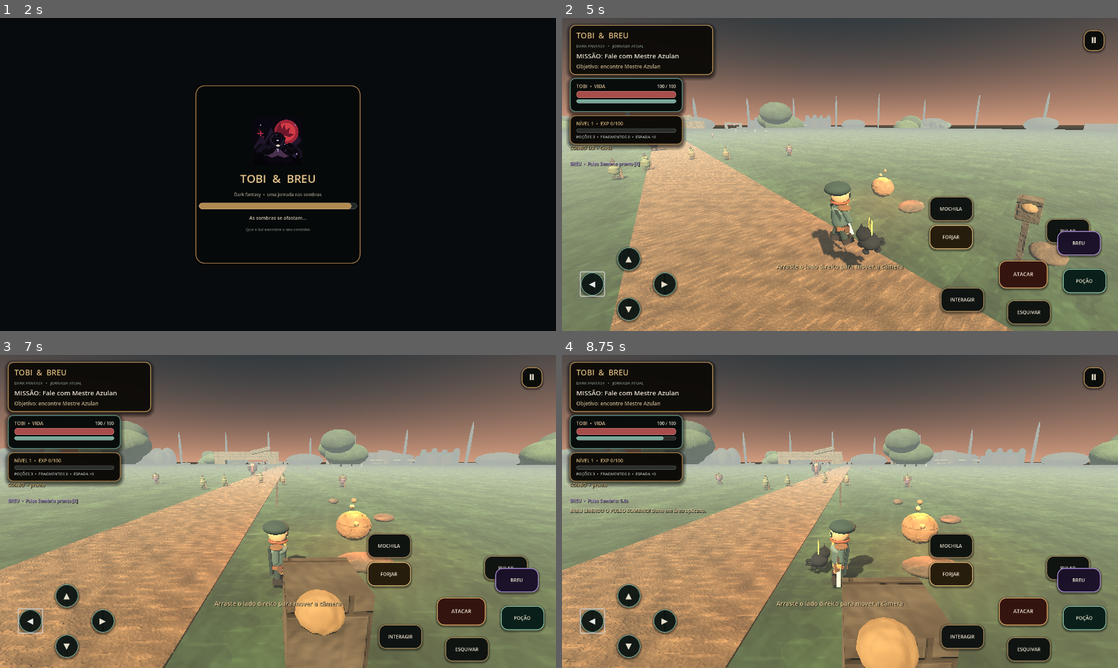
Above: before the commit, frames 1-4 (two rows, left to right).
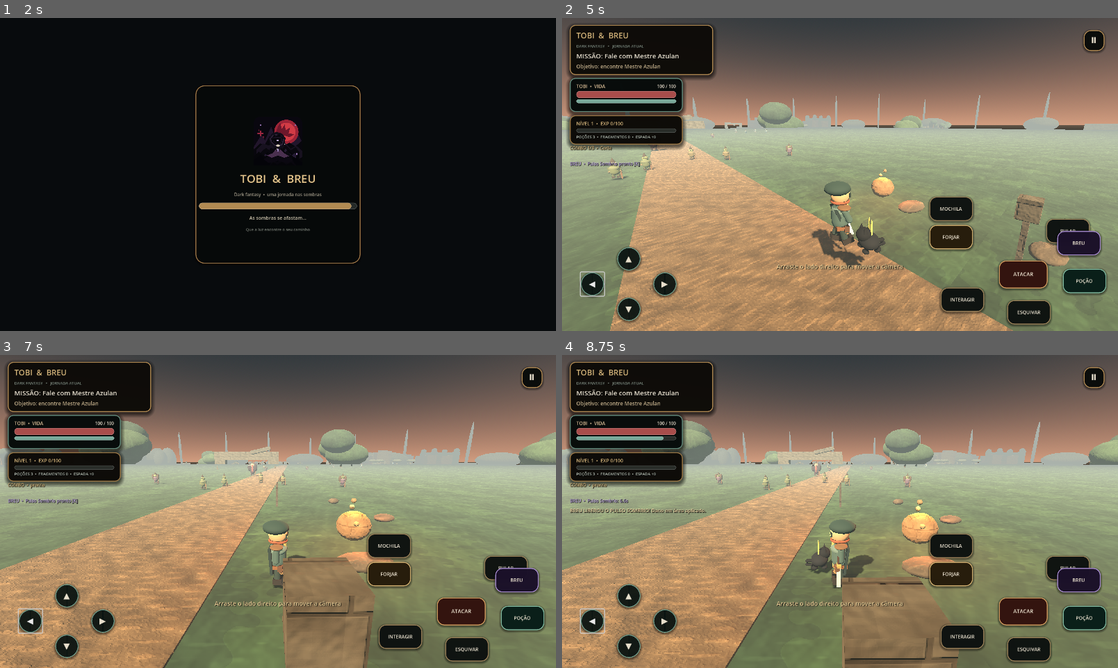
Above: after the commit, the same moments.

Repository: REALMLIFE-design/dark-fantasia-tobi-e-breu-
Game: Godot game, scene res://scenes/main.tscn
Two runs of this game, one before a commit and one after it. Both use one fixed random seed, a clock stepped at 60 frames per second and the inputs below.
Inputs (mouse positions are in pixels of both pictures, inside the frame that each line leads up to):
- Up to frame 1 (2 s): click "Jogar" at 0.5 s; click "Jogar" at 1.25 s
- Up to frame 2 (5 s): click "▲" at 2 s; click "▼" at 2.75 s; click "◀" at 3.5 s; tap Enter at 4.25 s; move the mouse to (962, 158) at 4.27 s; hold D (move_right) from 4.28 s (still down); tap J (attack) at 4.35 s; click (962, 158) at 4.42 s; tap Space (jump) at 4.52 s
- Up to frame 3 (7 s): release D (move_right) at 5 s; drag from (166, 527) to (250, 574) at 5.02 s; move the mouse to (333, 442) at 5.77 s; hold D (move_right) 5.78-6.5 s; tap E (interact) at 5.85 s; drag from (250, 574) to (111, 464) at 6.52 s
- Up to frame 4 (8.75 s): move the mouse to (1006, 558) at 7.27 s; hold A (move_left) 7.28-8 s; tap K at 7.35 s; tap Space (jump) at 7.52 s; drag from (673, 464) to (756, 433) at 8.02 s

Frame 1 is identical in both runs. In frame 2, less than 0.1% of the frame differs, in the area x 82-86%, y 59-63%; in frame 3, 1.0%; in frame 4, 1.5%, in the area x 52-72%, y 34-100%.

Commit message:
Replace direct GLB loading with procedural whisper stag statue

Diff:
--- a/scripts/world.gd
+++ b/scripts/world.gd
@@ -978,34 +978,66 @@
 	_box(arch, "GroveArchRight", Vector3(3.0, 2.2, 0.0), Vector3(0.8, 4.4, 0.9), Color("686f68"))
 	_box(arch, "GroveArchTop", Vector3(0.0, 4.25, 0.0), Vector3(6.8, 0.8, 1.0), Color("77796d"))
 
-	_spawn_thrixel_stag_guardian()
-
-
-func _spawn_thrixel_stag_guardian() -> void:
-	# This GLB is generated in the existing Thrixel project and downloaded by CI.
-	# Keep a graceful fallback for editor sessions where the optional model is absent.
-	var model_path := "res://assets/models/ancient_stag_guardian.glb"
-	if not ResourceLoader.exists(model_path):
-		push_warning("Thrixel stag guardian asset is missing; keeping the grove's procedural landmark.")
-		return
-	var model_scene := load(model_path) as PackedScene
-	if model_scene == null:
-		push_warning("Thrixel stag guardian GLB could not be imported as a PackedScene.")
-		return
-
+	_spawn_whisper_stag_guardian()
+
+
+func _spawn_whisper_stag_guardian() -> void:
+	# A low-cost procedural stone spirit keeps the side quest playable while
+	# the separately generated Thrixel GLB awaits canonical asset vendoring.
 	var guardian := Node3D.new()
-	guardian.name = "ThrixelAncientStagGuardian"
+	guardian.name = "WhisperStagGuardian"
 	guardian.position = Vector3(96.0, 0.0, -145.0)
 	add_child(guardian)
-	var model := model_scene.instantiate()
-	model.name = "AncientStagModel"
-	model.scale = Vector3.ONE * 0.78
-	model.rotation.y = PI
-	guardian.add_child(model)
+
+	_box(guardian, "StagPedestal", Vector3(0.0, 0.24, 0.0), Vector3(2.5, 0.48, 2.0), Color("4a554d"))
+	_box(guardian, "StagPedestalTrim", Vector3(0.0, 0.51, 0.0), Vector3(2.18, 0.08, 1.72), Color("857453"))
+	var torso := _sphere(guardian, "StagStoneTorso", Vector3(0.0, 1.58, 0.0), 0.62, Color("58645a"), 1.12)
+	torso.scale = Vector3(1.48, 0.88, 0.92)
+	var chest := _sphere(guardian, "StagStoneChest", Vector3(0.0, 1.73, 0.42), 0.42, Color("667267"), 0.86)
+	chest.scale = Vector3(0.95, 1.12, 0.82)
+	var neck := _sphere(guardian, "StagStoneNeck", Vector3(0.0, 2.05, 0.48), 0.34, Color("59675e"), 0.95)
+	neck.scale = Vector3(0.88, 1.45, 0.86)
+	var head := _sphere(guardian, "StagStoneHead", Vector3(0.0, 2.73, 0.72), 0.34, Color("6a7468"), 0.58)
+	head.scale = Vector3(1.0, 1.1, 0.9)
+	var muzzle := _sphere(guardian, "StagStoneMuzzle", Vector3(0.0, 2.59, 1.0), 0.17, Color("8a8977"), 0.3)
+	muzzle.scale = Vector3(1.0, 0.8, 1.25)
+
+	for leg_data in [
+		[Vector3(-0.43, 0.94, -0.32), "FrontLeft"],
+		[Vector3(0.43, 0.94, -0.32), "FrontRight"],
+		[Vector3(-0.43, 0.94, 0.36), "BackLeft"],
+		[Vector3(0.43, 0.94, 0.36), "BackRight"]
+	]:
+		var leg_position: Vector3 = leg_data[0]
+		var leg_name: String = leg_data[1]
+		var leg := _box(guardian, "StagLeg" + leg_name, leg_position, Vector3(0.17, 0.9, 0.18), Color("46534b"))
+		leg.rotation.x = -0.035 if "Front" in leg_name else 0.035
+		_box(guardian, "StagHoof" + leg_name, Vector3(leg_position.x, 0.43, leg_position.z + 0.025), Vector3(0.22, 0.16, 0.24), Color("343d39"))
+
+	_add_stag_antler_segment(guardian, "StagAntlerLeftMain", Vector3(-0.17, 2.9, 0.72), Vector3(-0.43, 3.28, 0.72), 0.065, Color("b39a68"))
+	_add_stag_antler_segment(guardian, "StagAntlerLeftOuter", Vector3(-0.43, 3.28, 0.72), Vector3(-0.72, 3.48, 0.72), 0.05, Color("b39a68"))
+	_add_stag_antler_segment(guardian, "StagAntlerLeftTip", Vector3(-0.43, 3.28, 0.72), Vector3(-0.46, 3.68, 0.72), 0.045, Color("c4aa74"))
+	_add_stag_antler_segment(guardian, "StagAntlerLeftInner", Vector3(-0.35, 3.16, 0.72), Vector3(-0.12, 3.43, 0.72), 0.045, Color("b39a68"))
+	_add_stag_antler_segment(guardian, "StagAntlerRightMain", Vector3(0.17, 2.9, 0.72), Vector3(0.43, 3.28, 0.72), 0.065, Color("b39a68"))
+	_add_stag_antler_segment(guardian, "StagAntlerRightOuter", Vector3(0.43, 3.28, 0.72), Vector3(0.72, 3.48, 0.72), 0.05, Color("b39a68"))
+	_add_stag_antler_segment(guardian, "StagAntlerRightTip", Vector3(0.43, 3.28, 0.72), Vector3(0.46, 3.68, 0.72), 0.045, Color("c4aa74"))
+	_add_stag_antler_segment(guardian, "StagAntlerRightInner", Vector3(0.35, 3.16, 0.72), Vector3(0.12, 3.43, 0.72), 0.045, Color("b39a68"))
+
+	var eye_material := StandardMaterial3D.new()
+	eye_material.albedo_color = Color("9debd7")
+	eye_material.emission_enabled = true
+	eye_material.emission = Color("58d9c0")
+	eye_material.emission_energy_multiplier = 2.0
+	eye_material.roughness = 0.22
+	for side in [-1.0, 1.0]:
+		var eye := _sphere(guardian, "StagSpiritEye", Vector3(side * 0.16, 2.74, 1.005), 0.075, Color("9debd7"))
+		eye.material_override = eye_material
+	var rune := _sphere(guardian, "StagPedestalRune", Vector3(0.0, 0.67, 1.02), 0.12, Color("72cfc0"))
+	rune.material_override = eye_material
 
 	var eye_glow := OmniLight3D.new()
 	eye_glow.name = "StagSpiritGlow"
-	eye_glow.position = Vector3(0.0, 2.25, 0.0)
+	eye_glow.position = Vector3(0.0, 2.72, 1.12)
 	eye_glow.light_color = Color("72cfc0")
 	eye_glow.light_energy = 0.55
 	eye_glow.omni_range = 6.5
@@ -1014,6 +1046,23 @@
 	var idle := create_tween().set_loops()
 	idle.tween_property(guardian, "rotation:y", 0.045, 2.8).set_trans(Tween.TRANS_SINE).set_ease(Tween.EASE_IN_OUT)
 	idle.tween_property(guardian, "rotation:y", -0.045, 5.6).set_trans(Tween.TRANS_SINE).set_ease(Tween.EASE_IN_OUT)
+
+
+func _add_stag_antler_segment(parent: Node3D, segment_name: String, start: Vector3, finish: Vector3, radius: float, color: Color) -> MeshInstance3D:
+	var direction := finish - start
+	var mesh := CylinderMesh.new()
+	mesh.top_radius = radius * 0.52
+	mesh.bottom_radius = radius
+	mesh.height = direction.length()
+	mesh.radial_segments = 8
+	var segment := MeshInstance3D.new()
+	segment.name = segment_name
+	segment.mesh = mesh
+	segment.position = (start + finish) * 0.5
+	segment.rotation.z = atan2(-direction.x, direction.y)
+	segment.material_override = _material_for_surface("StagAntler", color)
+	parent.add_child(segment)
+	return segment
 
 func _build_river_treasure_chests() -> void:
 	# Three optional caches reward exploration on both banks and near the old gate.
@@ -2126,7 +2175,7 @@
 		whisper_grove_label.visible = grove_distance < 24.0
 		whisper_grove_label.text = "BOSQUE DOS SUSSURROS  •  %d/3 LANTERNAS" % whisper_lantern_ids.size()
 	var lantern_distance := player.global_position.distance_to(get_node_or_null("WhisperLantern_%d" % nearest_lantern_id).global_position) if nearest_lantern_id >= 0 and get_node_or_null("WhisperLantern_%d" % nearest_lantern_id) else 999.0
-	var stag_guardian := get_node_or_null("ThrixelAncientStagGuardian")
+	var stag_guardian := get_node_or_null("WhisperStagGuardian")
 	var stag_guardian_distance := player.global_position.distance_to(stag_guardian.global_position) if stag_guardian else 999.0
 	var chest_distance := player.global_position.distance_to(get_node_or_null("RiverTreasureChest_%d" % nearest_chest_id).global_position) if nearest_chest_id >= 0 and get_node_or_null("RiverTreasureChest_%d" % nearest_chest_id) else 999.0
 	var guild_board := get_node_or_null("GuildaDosVigias/GuildContractBoard")
@@ -2293,7 +2342,7 @@
 	if lantern_id >= 0:
 		_activate_whisper_lantern(lantern_id)
 		return
-	var stag_guardian := get_node_or_null("ThrixelAncientStagGuardian")
+	var stag_guardian := get_node_or_null("WhisperStagGuardian")
 	if stag_guardian and player.global_position.distance_to(stag_guardian.global_position) < 4.5:
 		if whisper_lantern_ids.size() < 3:
 			toast_label.text = "O Guardião Cervo permanece adormecido. Acenda as três lanternas do bosque."
